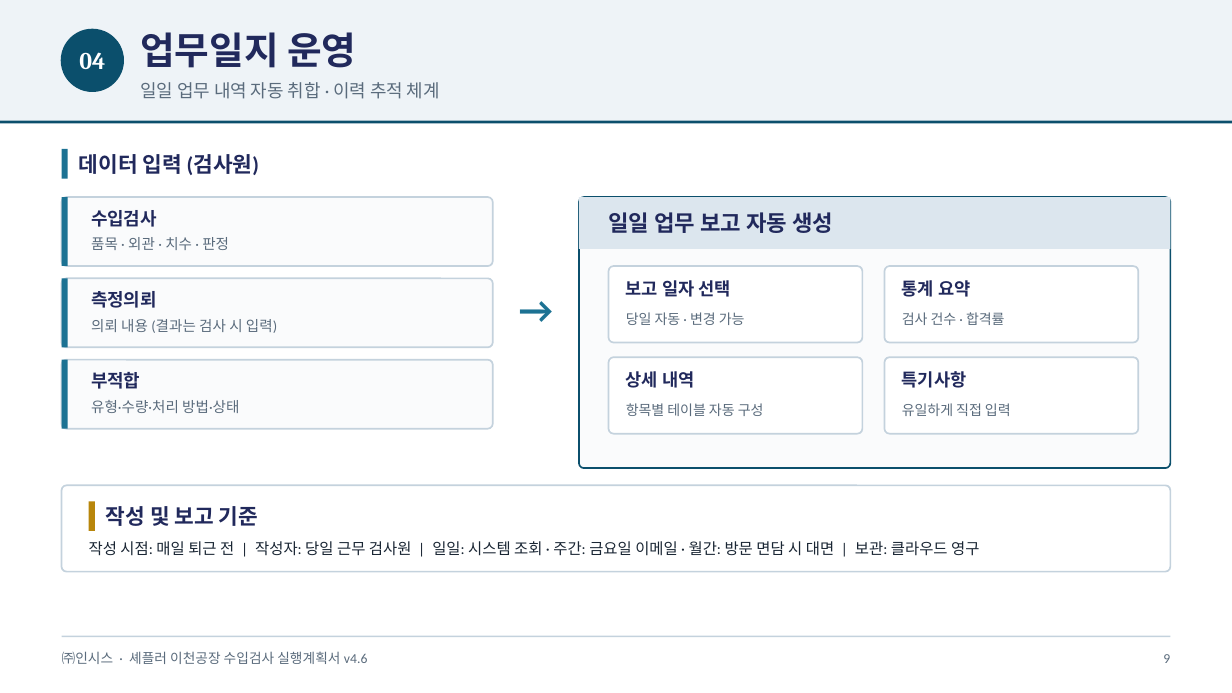
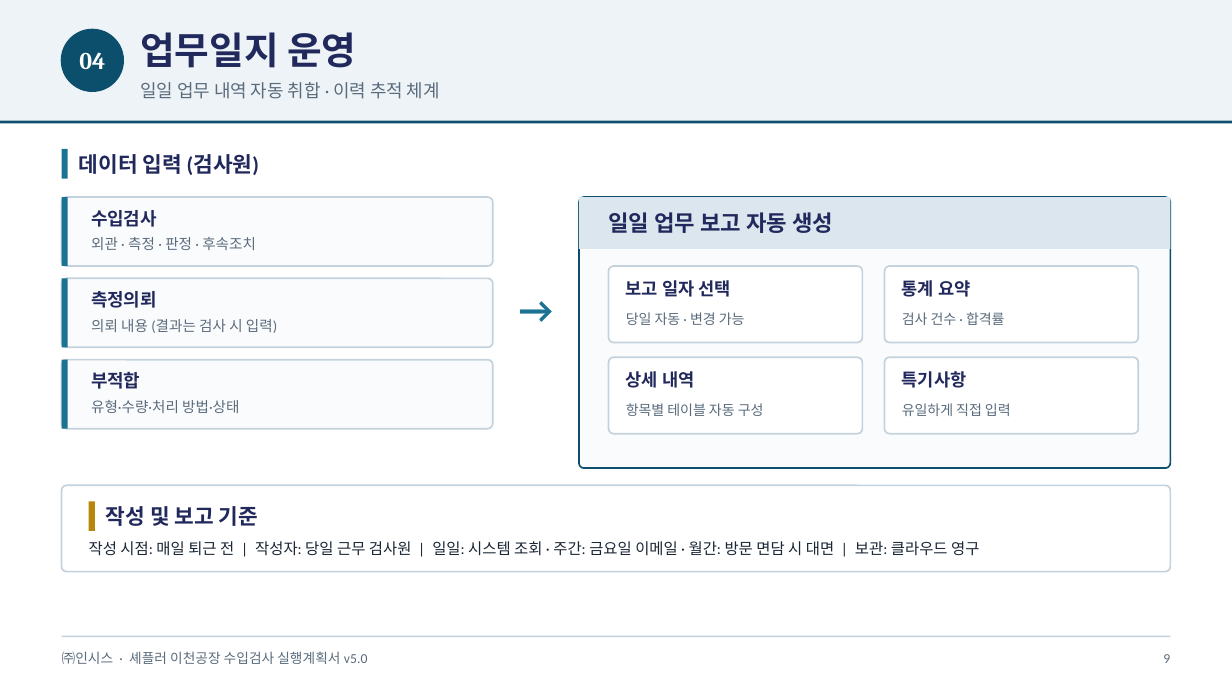
Before and after one commit to Insys-HQ/Insys-review, a slide deck: slide 9 of action_plan.pptx. Drawn at 1232x693 pixels with LibreOffice and Linux fonts; fonts in the diff are those of the drawing. Boxes give left, top, right and bottom in pixels: in the first picture for what was removed or moved away, otherwise in the second. Text is boxed around its words. In the diff, an @@ line names an element or a change of style, - is before the commit and + after.

```diff
--- a/action_plan.pptx
+++ b/action_plan.pptx
@@ text at (x1=91, y1=237, x2=256, y2=250): text changed @@
-품목 · 외관 · 치수 · 판정
+외관 · 측정 · 판정 · 후속조치
@@ text at (x1=62, y1=651, x2=368, y2=664): text changed @@
-㈜인시스 · 셰플러 이천공장 수입검사 실행계획서 v4.6
+㈜인시스 · 셰플러 이천공장 수입검사 실행계획서 v5.0
```
Also in this commit, not shown: 12 other slides changed.
